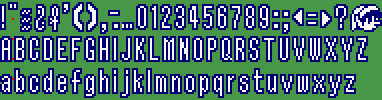
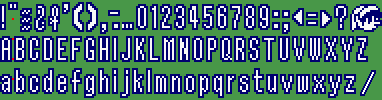
Before/after of a 382×100 layered artwork. What changed in the layer stack:
painted on "tlozalttp.png" over [360, 70, 376, 96]
